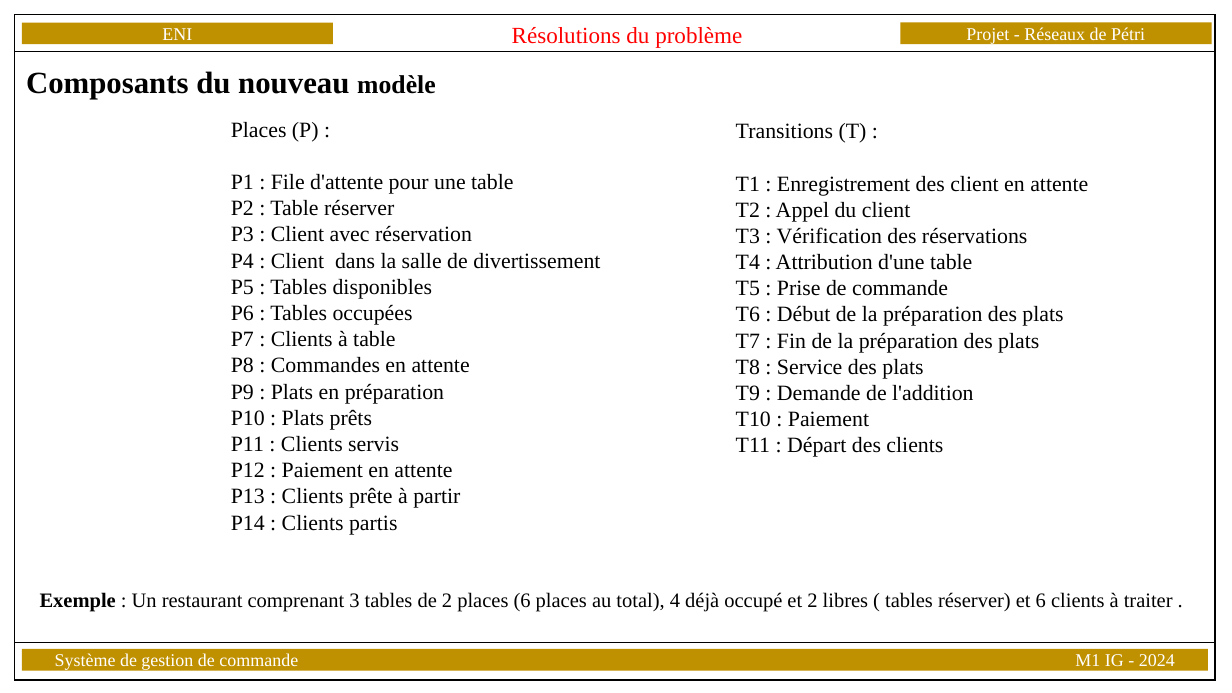
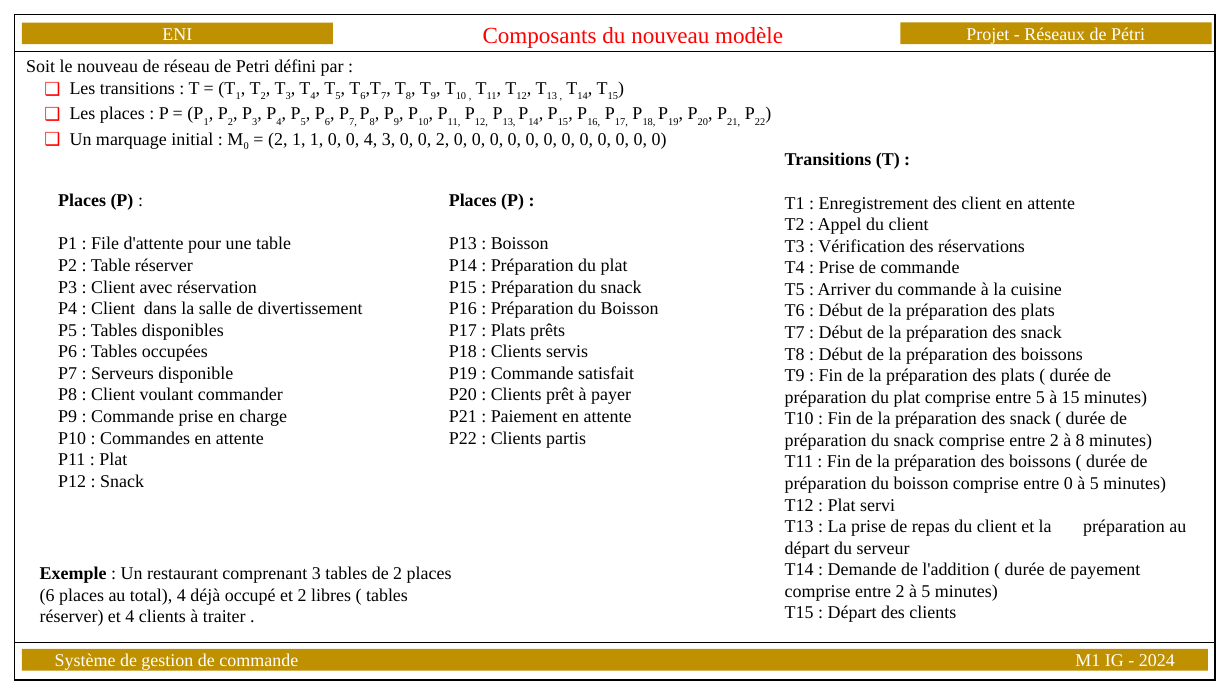
Before and after one commit to ramandimbinirina/Reseau_de_petri, a slide deck: slide 26 of RDP.pptx (slide 27 before the commit). Drawn at 1232x693 pixels with LibreOffice and Linux fonts; fonts in the diff are those of the drawing. Boxes give left, top, right and bottom in pixels: in the first picture for what was removed or moved away, otherwise in the second. Text is boxed around its words. In the diff, an @@ line names an element or a change of style, - is before the commit and + after.

```diff
--- a/RDP.pptx
+++ b/RDP.pptx
@@ text at [483, 27, 783, 48]: text changed @@
-Résolutions du problème
+Composants du nouveau modèle
@@ text added at [26, 59, 667, 149], 14 pt, text #000000 @@
+Soit le nouveau de réseau de Petri défini par :
+❑ Les transitions : T = (T1, T2, T3, T4, T5, T6,T7, T8, T9, T10 , T11, T12, T13 , T14, T15)
+❑ Les places : P = (P1, P2, P3, P4, P5, P6, P7, P8, P9, P10, P11, P12, P13, P14, P15, P16, P17, P18, P19, P20, P21, P22)
+❑ Un marquage initial : M0 = (2, 1, 1, 0, 0, 4, 3, 0, 0, 2, 0, 0, 0, 0, 0, 0, 0, 0, 0, 0, 0, 0)
@@ text removed at [26, 71, 435, 100] @@
-Composants du nouveau modèle
@@ text "Transitions (T) :": place and size @@
-text "Transitions (T) :" at [736, 123, 1088, 457]
+text "Transitions (T) :" at [785, 152, 1186, 622]
@@ text at [785, 152, 1075, 320]: size 17 to 14 pt in "Transitions (T) :", "T1 : Enregistrement des client en attente", "T2 : Appel du client", "T3 : Vérification des réservations" and 1 more places; bold on in "Transitions (T) :" @@
@@ text "Places (P) :": place and size @@
-text "Places (P) :" at [231, 122, 600, 535]
+text "Places (P) :" at [58, 193, 363, 487]
@@ text at [58, 193, 363, 361]: size 17 to 14 pt in "Places (P) :", "P1 : File d'attente pour une table", "P2 : Table réserver", "P3 : Client avec réservation" and 3 more places; bold on in "Places (P)" @@
@@ text added at [449, 193, 659, 448], 14 pt, text #000000 @@
+Places (P) :
+P13 : Boisson
+P14 : Préparation du plat
+P15 : Préparation du snack
+P16 : Préparation du Boisson
+P17 : Plats prêts
+P18 : Clients servis
+P19 : Commande satisfait
+P20 : Clients prêt à payer
+P21 : Paiement en attente
+P22 : Clients partis
@@ text at [785, 260, 1062, 295]: text changed; size 17 to 14 pt @@
-T4 : Attribution d'une table
-T5 : Prise de commande
+T4 : Prise de commande
+T5 : Arriver du commande à la cuisine
@@ text at [785, 325, 1186, 622]: text changed; size 17 to 14 pt @@
-T7 : Fin de la préparation des plats
-T8 : Service des plats
-T9 : Demande de l'addition
-T10 : Paiement
-T11 : Départ des clients
+T7 : Début de la préparation des snack
+T8 : Début de la préparation des boissons
+T9 : Fin de la préparation des plats ( durée de préparation du plat comprise entre 5 à 15 minutes)
+T10 : Fin de la préparation des snack ( durée de préparation du snack comprise entre 2 à 8 minutes)
+T11 : Fin de la préparation des boissons ( durée de préparation du boisson comprise entre 0 à 5 minutes)
+T12 : Plat servi
+T13 : La prise de repas du client et la préparation au départ du serveur
+T14 : Demande de l'addition ( durée de payement comprise entre 2 à 5 minutes)
+T15 : Départ des clients
@@ text at [58, 366, 287, 487]: text changed; size 17 to 14 pt @@
-P7 : Clients à table
-P8 : Commandes en attente
-P9 : Plats en préparation
-P10 : Plats prêts
-P11 : Clients servis
-P12 : Paiement en attente
-P13 : Clients prête à partir
-P14 : Clients partis
+P7 : Serveurs disponible
+P8 : Client voulant commander
+P9 : Commande prise en charge
+P10 : Commandes en attente
+P11 : Plat
+P12 : Snack
@@ text at [40, 566, 452, 626]: text changed; size 16 to 14 pt @@
-Exemple : Un restaurant comprenant 3 tables de 2 places (6 places au total), 4 déjà occupé et 2 libres ( tables réserver) et 6 clients à traiter .
+Exemple : Un restaurant comprenant 3 tables de 2 places (6 places au total), 4 déjà occupé et 2 libres ( tables réserver) et 4 clients à traiter .
```
Also in this commit, not shown: 36 other slides changed, 10 slides added, 1 slide removed, 1 other file.
